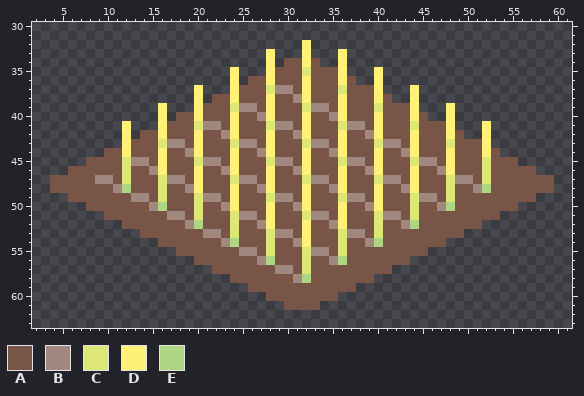
A pixel-art sprite gets an edit: assets/building/building5.png. The picture above was drawn from the file before the commit.
The file is 64x64 pixels. Shown: x 2..61, y 30..63.
Palette (. is transparent): A #795548  B #a1887f  C #dce775  D #fff176  E #aed581
Pixels before, first column x 4:
32 ............................D...........................
33 ........................D...D...D.......................
34 ........................D.AADA..D.......................
35 ....................D...DAAACAAAD...D...................
36 ....................D.AADAAADAAADA..D...................
37 ................D...DAAACBBADAAACAAAD...D...............
38 ................D.AADAAADAABDAAADAAADA..D...............
39 ............D...DAAACBBADAAACBBADAAACAAAD...D...........
40 ............D.AADAAADAABDAAADAABDAAADAAADA..D...........
41 ........D...DAAACBBADAAACBBADAAACBBADAAACAAAD...D.......
42 ........D.AADAAADAABDAAADAABDAAADAABDAAADAAADA..D.......
43 ........DAAACBBADAAACBBADAAACBBADAAACBBADAAACAAAD.......
44 ......AADAAADAABDAAADAABDAAADAABDAAADAABDAAADAAADA......
45 ....AAAACBBADAAACBBADAAACBBADAAACBBADAAACBBADAAACAAA....
46 ..AAAAAACAABDAAADAABDAAADAABDAAADAABDAAADAABDAAACAAAAA..
47 AAAAABBACAAACBBADAAACBBADAAACBBADAAACBBADAAACBBACAAAAAAA
48 AAAAAAABEAAACAABDAAADAABDAAADAABDAAADAABDAAACAABEAAAAAAA
49 ..AAAAAAABBACAAACBBADAAACBBADAAACBBADAAACBBACAAAAAAAAA..
50 ....AAAAAAABEAAACAABDAAADAABDAAADAABDAAACAABEAAAAAAA....
51 ......AAAAAAABBACAAACBBADAAACBBADAAACBBACAAAAAAAAA......
52 ........AAAAAAABEAAACAABDAAADAABDAAACAABEAAAAAAA........
53 ..........AAAAAAABBACAAACBBADAAACBBACAAAAAAAAA..........
54 ............AAAAAAABEAAACAABDAAACAABEAAAAAAA............
55 ..............AAAAAAABBACAAACBBACAAAAAAAAA..............
56 ................AAAAAAABEAAACAABEAAAAAAA................
57 ..................AAAAAAABBACAAAAAAAAA..................
58 ....................AAAAAAABEAAAAAAA....................
59 ......................AAAAAAAAAAAA......................
60 ........................AAAAAAAA........................
61 ..........................AAAA..........................
The same view after the edit:
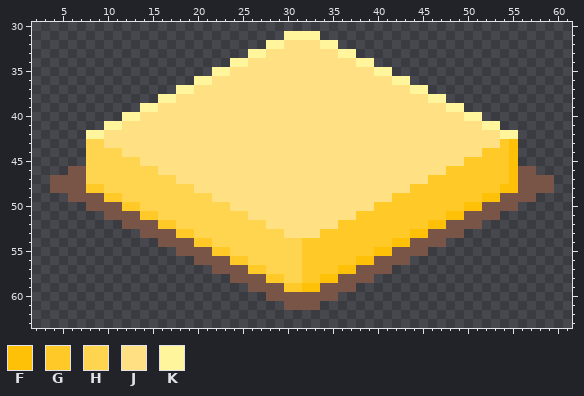
Colours new in this view: F #ffc107  G #ffca28  H #ffd54f  J #ffe082  K #fff59d
Changes in this commit:
Changed rows in their new state; - is an unchanged pixel.
first column x 8:
31 ----------------------KKKK----------------------
32 --------------------KKJJJJKK--------------------
33 ------------------KKJJJJJJJJKK------------------
34 ----------------KKJJJJJJJJJJJJKK----------------
35 --------------KKJJJJJJJJJJJJJJJJKK--------------
36 ------------KKJJJJJJJJJJJJJJJJJJJJKK------------
37 ----------KKJJJJJJJJJJJJJJJJJJJJJJJJKK----------
38 --------KKJJJJJJJJJJJJJJJJJJJJJJJJJJJJKK--------
39 ------KKJJJJJJJJJJJJJJJJJJJJJJJJJJJJJJJJKK------
40 ----KKJJJJJJJJJJJJJJJJJJJJJJJJJJJJJJJJJJJJKK----
41 --KKJJJJJJJJJJJJJJJJJJJJJJJJJJJJJJJJJJJJJJJJKK--
42 KKJJJJJJJJJJJJJJJJJJJJJJJJJJJJJJJJJJJJJJJJJJJJKK
43 HHJJJJJJJJJJJJJJJJJJJJJJJJJJJJJJJJJJJJJJJJJJJJGF
44 HHHHJJJJJJJJJJJJJJJJJJJJJJJJJJJJJJJJJJJJJJJJGGGF
45 HHHHHHJJJJJJJJJJJJJJJJJJJJJJJJJJJJJJJJJJJJGGGGGF
46 HHHHHHHHJJJJJJJJJJJJJJJJJJJJJJJJJJJJJJJJGGGGGGGF
47 HHHHHHHHHHJJJJJJJJJJJJJJJJJJJJJJJJJJJJGGGGGGGGGF
48 GGHHHHHHHHHHJJJJJJJJJJJJJJJJJJJJJJJJGGGGGGGGGGFF
49 --GGHHHHHHHHHHJJJJJJJJJJJJJJJJJJJJGGGGGGGGGGFF--
50 ----GGHHHHHHHHHHJJJJJJJJJJJJJJJJGGGGGGGGGGFF----
51 ------GGHHHHHHHHHHJJJJJJJJJJJJGGGGGGGGGGFF------
52 --------GGHHHHHHHHHHJJJJJJJJGGGGGGGGGGFF--------
53 ----------GGHHHHHHHHHHJJJJGGGGGGGGGGFF----------
54 ------------GGHHHHHHHHHHGGGGGGGGGGFF------------
55 --------------GGHHHHHHHHGGGGGGGGFF--------------
56 ----------------GGHHHHHHGGGGGGFF----------------
57 ------------------GGHHHHGGGGFF------------------
58 --------------------GGHHGGFF--------------------
59 ----------------------GGFF----------------------
